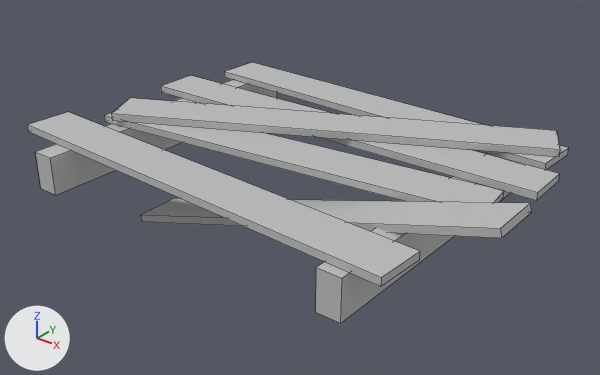
Two versions of the FBX model Assets/Enviroment Assets/bridge_2.fbx, one commit apart.
One viewpoint serves both versions: a 50 mm camera at (4.07, -4.62, 1.97) aimed at (1.23, -1.07, -0.24). Lighting does not change. The marker at lower left points along +X, +Y and +Z. Mesh edges are drawn as thin lines. Where no turn or scale is listed for an object, it has been applied to the vertices.
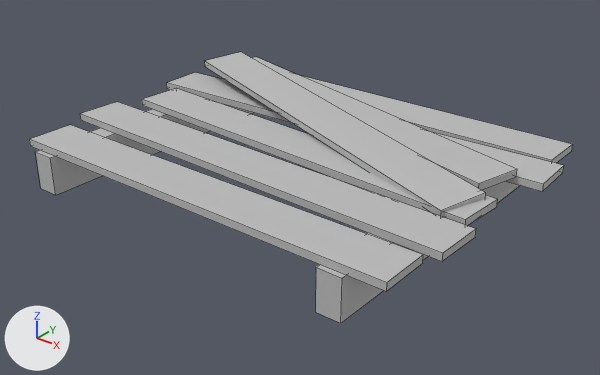
Location of each change, (x1, y1, x2, y2) in pixels of the pictures (600 x 375 px; the box of a moved part takes in the faces that stretch with it):
'pCube88', reshaped: before (27, 62, 569, 323); after (29, 52, 573, 323)
part 1 of me_mesh, added: after (204, 52, 486, 217)
part 2 of me_mesh, moved or reshaped: before (27, 62, 569, 287); after (29, 57, 573, 291)

Edits to the bpy script that builds the scene:
```text
Change me_mesh:
    used by ob_pcube88; location = (0.0, 0.0, 0.0)
    remove me_mesh.from_pydata(...)  # 64 vertices, 48 faces; spans x -0.31..2.77, y -2.05..0.0, z -0.57..0.22
    add me_mesh.from_pydata(...)  # 72 vertices, 54 faces; spans x -0.24..2.58, y -2.05..0.0, z -0.24..0.18
    me_mesh part 1: the loose piece of 8 vertices spanning x -0.09..2.49, y -1.48..-0.88, z 0.0..0.05 is copied, and the copy is multiplied about its middle by the matrix ((0.905, 0.426, 0.018), (-0.423, 0.903, -0.076), (-0.049, 0.061, 0.997)), then moved by (-0.04, 0.42, 0.08); it spans x -0.11..2.42, y -1.31..-0.22, z 0.01..0.18
    me_mesh part 2
    8 vertices are removed from x -0.08..2.49, y -1.5..-0.88, z 0.0..0.09
    10 faces are deleted
    4 vertices in x 2.59..2.6, y -0.8..-0.49, z 0.0..0.05 move by (-0.02, 0.12, 0.0)
    36 vertices move from x -0.31..2.77, y -2.0..-0.01, z -0.57..0.22 to x -0.24..2.53, y -2.02..-0.05, z 0.0..0.09
    8 vertices are added at x -0.12..2.46, y -2.02..-0.01, z 0.0..0.09
    10 new faces join them
```
